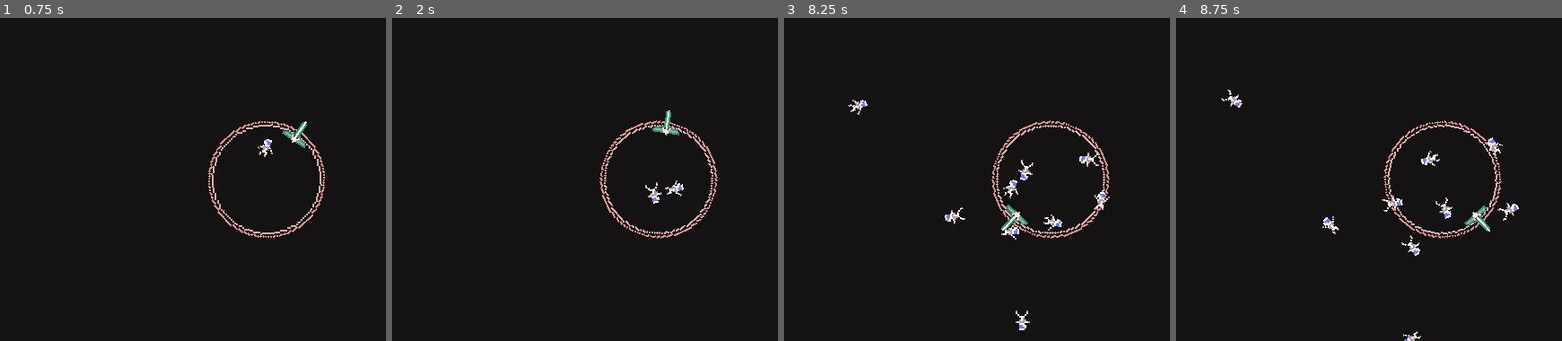
Above: before the commit, frames 1-4 (left to right).
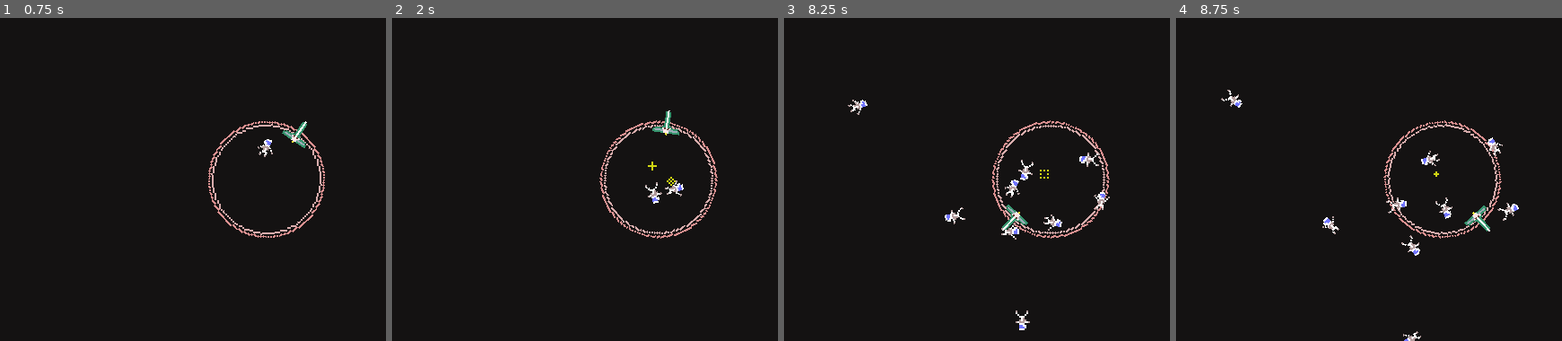
Above: after the commit, the same moments.

Repository: hakro/plasma-ld47
Game: Godot game, scene res://Scenes/World.tscn
Same seed, same stepped clock (60 frames per second), same inputs: the game is played once before the commit and once after it.
Inputs:
- Up to frame 1 (0.75 s): hold Right (move_right) from 0.53 s (still down); hold S (launch_astronaut) from 0.53 s (still down)
- Up to frame 2 (2 s): release Right (move_right) at 1.28 s; release S (launch_astronaut) at 1.28 s; hold Left (move_left) from 1.28 s (still down); tap S (launch_astronaut) at 1.35 s
- Up to frame 3 (8.25 s): release Left (move_left) at 2.03 s; hold S (launch_astronaut) 2.03-2.78 s; hold Right (move_right) 2.03-3.53 s; tap S (launch_astronaut) every 1.5 s from 2.85 to 7.35 s; hold S (launch_astronaut) 3.53-4.28 s; hold Left (move_left) 3.53-5.78 s; hold S (launch_astronaut) 5.03-5.78 s; hold Right (move_right) 5.78-8.03 s; hold S (launch_astronaut) 6.53-7.28 s; hold Left (move_left) from 8.03 s (still down); hold S (launch_astronaut) from 8.03 s (still down)
- Up to frame 4 (8.75 s): keep holding Left (move_left); keep holding S (launch_astronaut)

Frame 1 is identical in both runs. In frame 2, less than 0.1% of the frame differs, in the area x 66-74%, y 44-52%; in frame 3, 0.1%; in frame 4, 0.2%, in the area x 53-69%, y 41-61%.

Commit message:
Add Plasma loot

Diff:
--- a/Scenes/Circles.gd
+++ b/Scenes/Circles.gd
@@ -2,7 +2,16 @@
 
 onready var inner_circle : Sprite = $InnerCircle
 onready var outer_cicrle : Sprite = $OuterCircle
+const loot_scene : PackedScene = preload("res://Scenes/Loot.tscn")
 
 func _process(delta):
 	inner_circle.rotate(delta * 2)
 	outer_cicrle.rotate(- delta * 1)
+
+
+func _on_LootTimer_timeout():
+	var loot = loot_scene.instance()
+	var rand_x = (randf() - 0.5) * 20
+	var rand_y = (randf() - 0.5) * 20
+	loot.position = position + Vector2(rand_x, rand_y)
+	get_tree().current_scene.add_child(loot)
--- a/Scenes/Circles.tscn
+++ b/Scenes/Circles.tscn
@@ -17,3 +17,7 @@
 [node name="InnerCircle" type="Sprite" parent="."]
 modulate = Color( 0.847059, 0.741176, 0.741176, 1 )
 texture = ExtResource( 2 )
+
+[node name="LootTimer" type="Timer" parent="."]
+autostart = true
+[connection signal="timeout" from="LootTimer" to="." method="_on_LootTimer_timeout"]
--- /dev/null
+++ b/Scenes/Loot.gd
@@ -0,0 +1,4 @@
+extends Area2D
+
+func _on_Loot_body_entered(body):
+	queue_free()
--- /dev/null
+++ b/Scenes/Loot.tscn
@@ -0,0 +1,54 @@
+[gd_scene load_steps=11 format=2]
+
+[ext_resource path="res://Assets/Loot.png" type="Texture" id=1]
+[ext_resource path="res://Scenes/Loot.gd" type="Script" id=2]
+
+[sub_resource type="AtlasTexture" id=1]
+atlas = ExtResource( 1 )
+region = Rect2( 0, 0, 5, 5 )
+
+[sub_resource type="AtlasTexture" id=2]
+atlas = ExtResource( 1 )
+region = Rect2( 5, 0, 5, 5 )
+
+[sub_resource type="AtlasTexture" id=3]
+atlas = ExtResource( 1 )
+region = Rect2( 10, 0, 5, 5 )
+
+[sub_resource type="AtlasTexture" id=4]
+atlas = ExtResource( 1 )
+region = Rect2( 15, 0, 5, 5 )
+
+[sub_resource type="AtlasTexture" id=5]
+atlas = ExtResource( 1 )
+region = Rect2( 20, 0, 5, 5 )
+
+[sub_resource type="AtlasTexture" id=6]
+atlas = ExtResource( 1 )
+region = Rect2( 25, 0, 5, 5 )
+
+[sub_resource type="SpriteFrames" id=7]
+animations = [ {
+"frames": [ SubResource( 1 ), SubResource( 2 ), SubResource( 3 ), SubResource( 4 ), SubResource( 5 ), SubResource( 6 ) ],
+"loop": true,
+"name": "shine",
+"speed": 15.0
+} ]
+
+[sub_resource type="CircleShape2D" id=8]
+radius = 1.57865
+
+[node name="Loot" type="Area2D"]
+script = ExtResource( 2 )
+
+[node name="AnimatedSprite" type="AnimatedSprite" parent="."]
+modulate = Color( 0.811765, 0.835294, 0.0745098, 1 )
+position = Vector2( -0.458851, -0.417137 )
+frames = SubResource( 7 )
+animation = "shine"
+frame = 1
+playing = true
+
+[node name="CollisionShape2D" type="CollisionShape2D" parent="."]
+shape = SubResource( 8 )
+[connection signal="body_entered" from="." to="." method="_on_Loot_body_entered"]
Binary file added: Assets/Loot.png
Not shown, added: Assets/Loot.png.import
Not shown, added: Assets/Raw/loot.pxo
